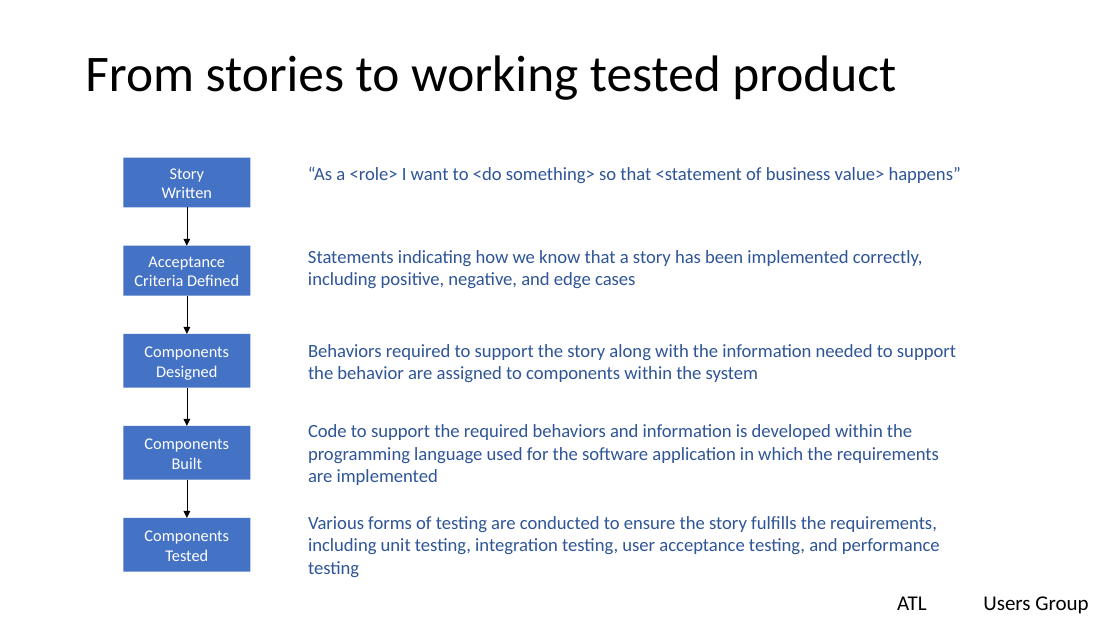
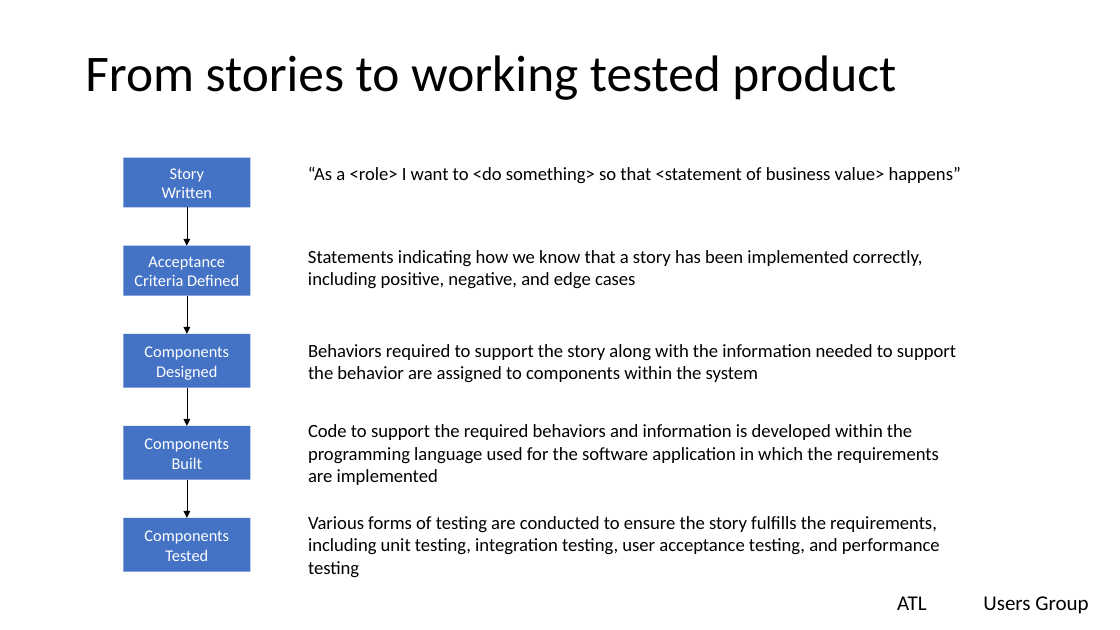
Before and after one commit to lgreski/testing-for-reproducible-research, a slide deck: slide 4 of presentations/testingForReproducibleResearch.pptx. Drawn at 1120x630 pixels with LibreOffice and Linux fonts; fonts in the diff are those of the drawing; background and template pictures are left out. Boxes give left, top, right and bottom in pixels: in the first picture for what was removed or moved away, otherwise in the second. Text is boxed around its words. In the diff, an @@ line names an element or a change of style, - is before the commit and + after.

```diff
--- a/presentations/testingForReproducibleResearch.pptx
+++ b/presentations/testingForReproducibleResearch.pptx
@@ text colour #2F5597 to #000000 in 5 elements at (308, 167, 961, 183), (308, 250, 923, 289), (308, 344, 956, 383), (308, 424, 939, 485), (308, 516, 940, 578) @@
```
Also in this commit, not shown: 4 other slides changed, 1 slide added, 1 other file.
